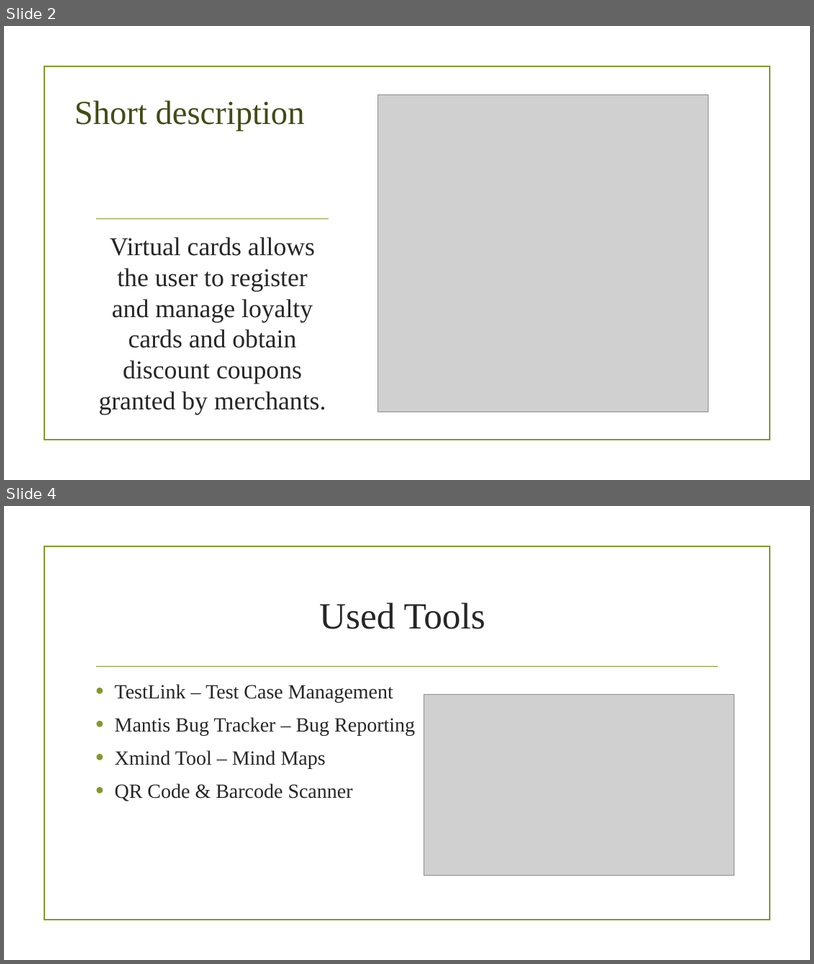
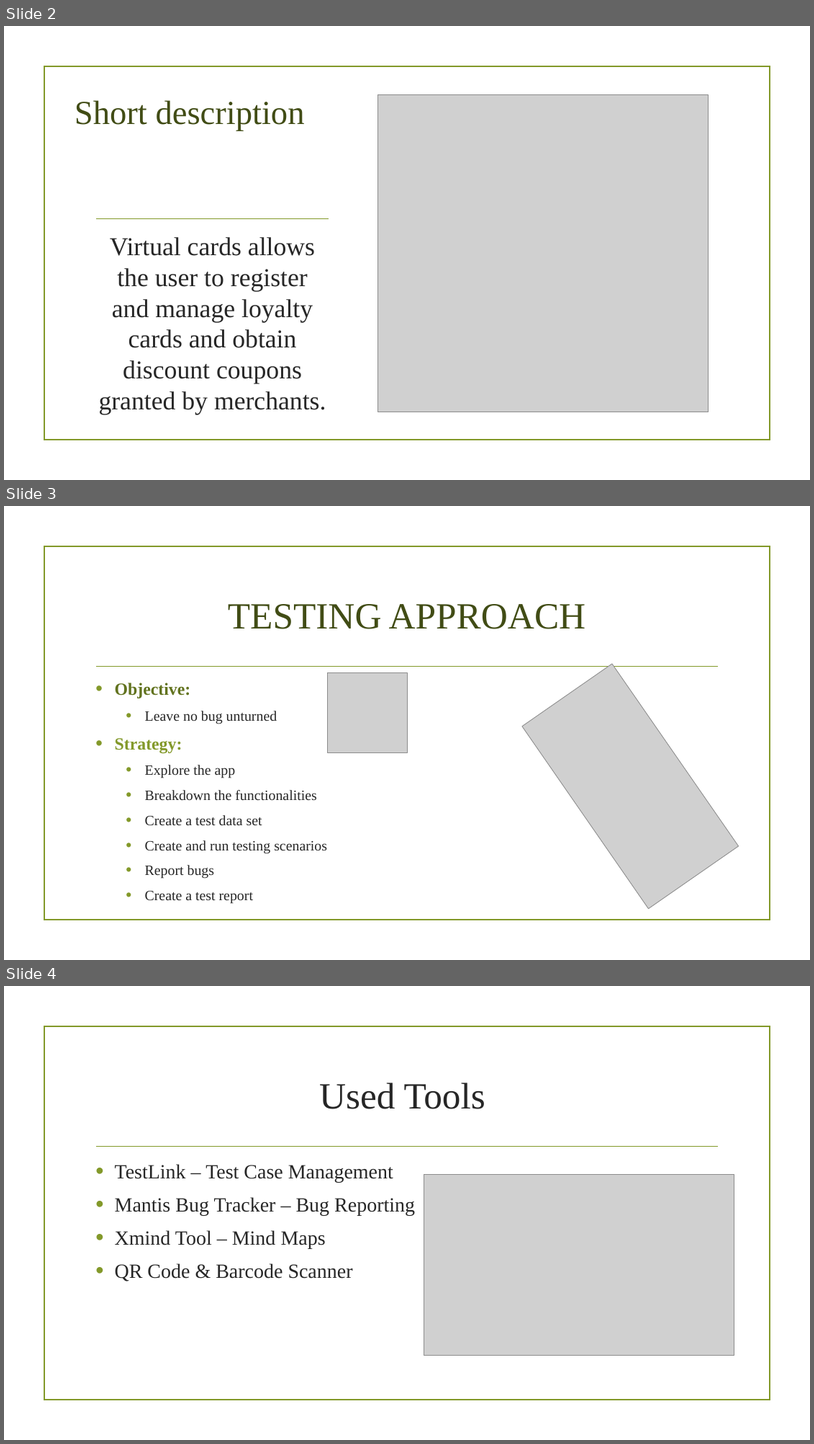
Before and after one commit to corinaradu/siit-testing, a slide deck: final-project/virtual-cards/virtual-cards.pptx. Shown one above the other, each under a label of ours: slides 2 and 4 before the commit, slides 2, 3 and 4 after it; the slides between them are not shown. The pictures are 814x964 and 814x1444 pixels, drawn with LibreOffice and Linux fonts; fonts in the diff are those of the drawing; grey boxes stand for pictures; background and template pictures are left out. Boxes give left, top, right and bottom in pixels: in the first picture for what was removed or moved away, otherwise in the second. Text is boxed around its words. In the diff, an @@ line names an element or a change of style, - is before the commit and + after.

```diff
--- a/final-project/virtual-cards/virtual-cards.pptx
+++ b/final-project/virtual-cards/virtual-cards.pptx
@@ slide 3 added at <box>4,506,810,960</box>, background picture (left out); not listed: 2 template elements that a slide beside it also shows @@
@@ title added at <box>228,604,586,629</box>, 44 pt, text #414D15 @@
+TESTING APPROACH
@@ picture added at <box>328,673,407,753</box> @@
@@ picture added at <box>522,664,739,908</box> @@
@@ text added at <box>115,682,327,903</box>, 17 pt, text #262626 @@
+• Objective:
+  • Leave no bug unturned
+• Strategy:
+  • Explore the app
+  • Breakdown the functionalities
+  • Create a test data set
+  • Create and run testing scenarios
+  • Report bugs
+  • Create a test report
```
Also in this commit, not shown: 1 slide changed, 48 other files.
